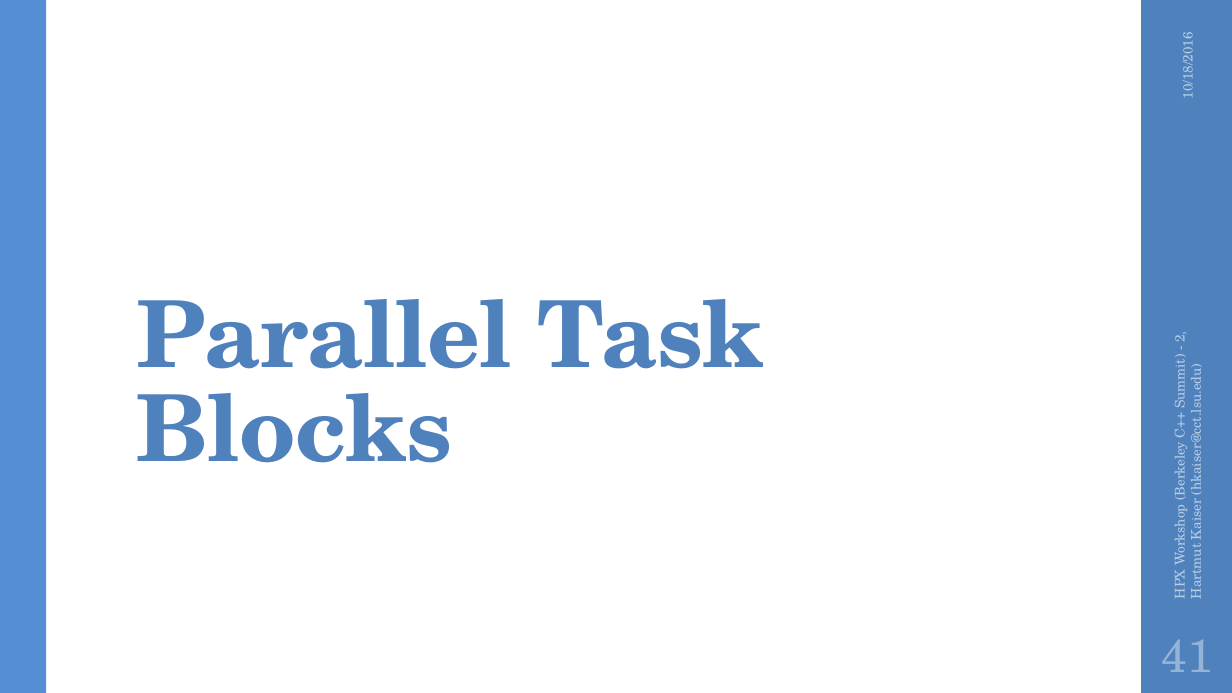
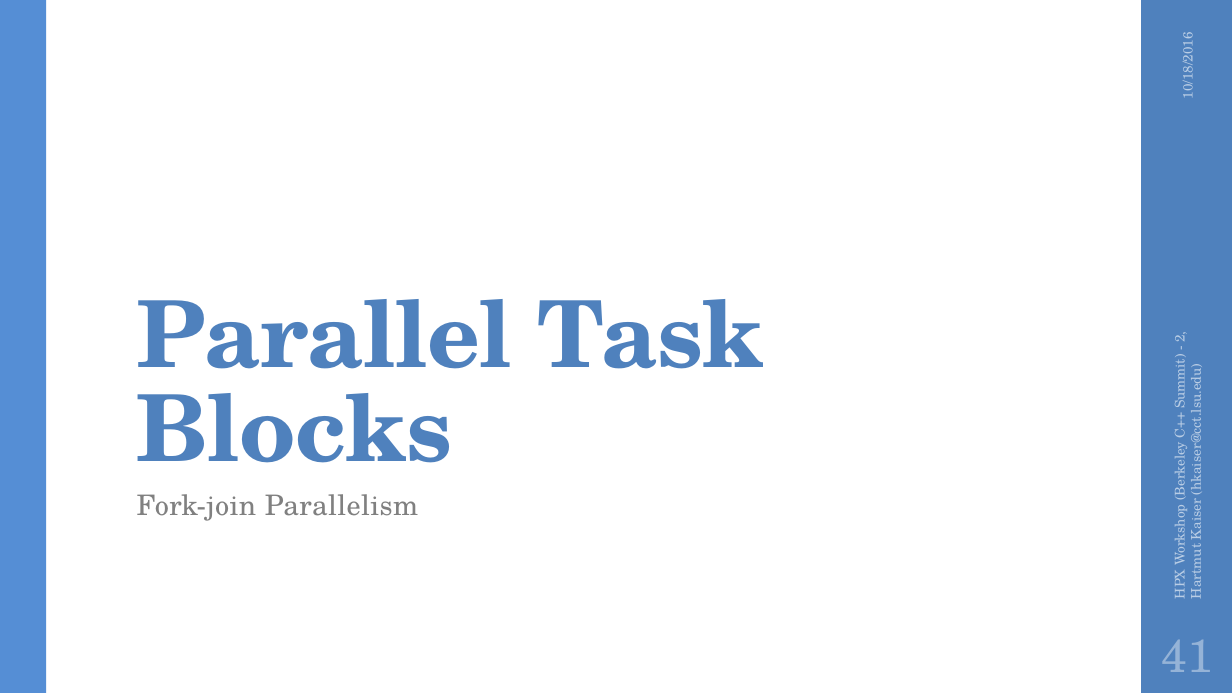
Before and after one commit to STEllAR-GROUP/tutorials, a slide deck: slide 41 of lbl2016/HPX Workshop (Berkeley C++ Summit) - 2.pptx. Drawn at 1232x693 pixels with LibreOffice and Linux fonts; fonts in the diff are those of the drawing. Boxes give left, top, right and bottom in pixels: in the first picture for what was removed or moved away, otherwise in the second. Text is boxed around its words. In the diff, an @@ line names an element or a change of style, - is before the commit and + after.

Commit message:
Adding README.md
- adding task_block

```diff
--- a/lbl2016/HPX Workshop (Berkeley C++ Summit) - 2.pptx
+++ b/lbl2016/HPX Workshop (Berkeley C++ Summit) - 2.pptx
@@ text added at (x1=137, y1=494, x2=418, y2=521), 22 pt, text #808080 @@
+Fork-join Parallelism
```
Also in this commit, not shown: 3 slides added, 1 slide removed, 2 other files.
